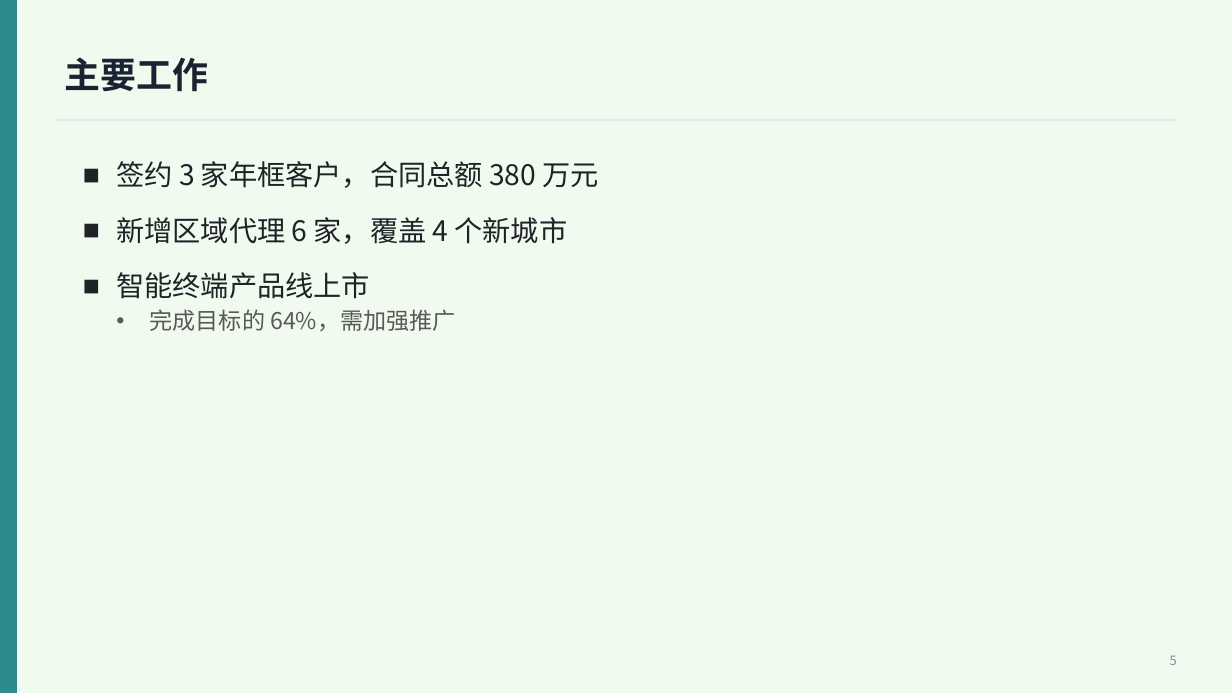
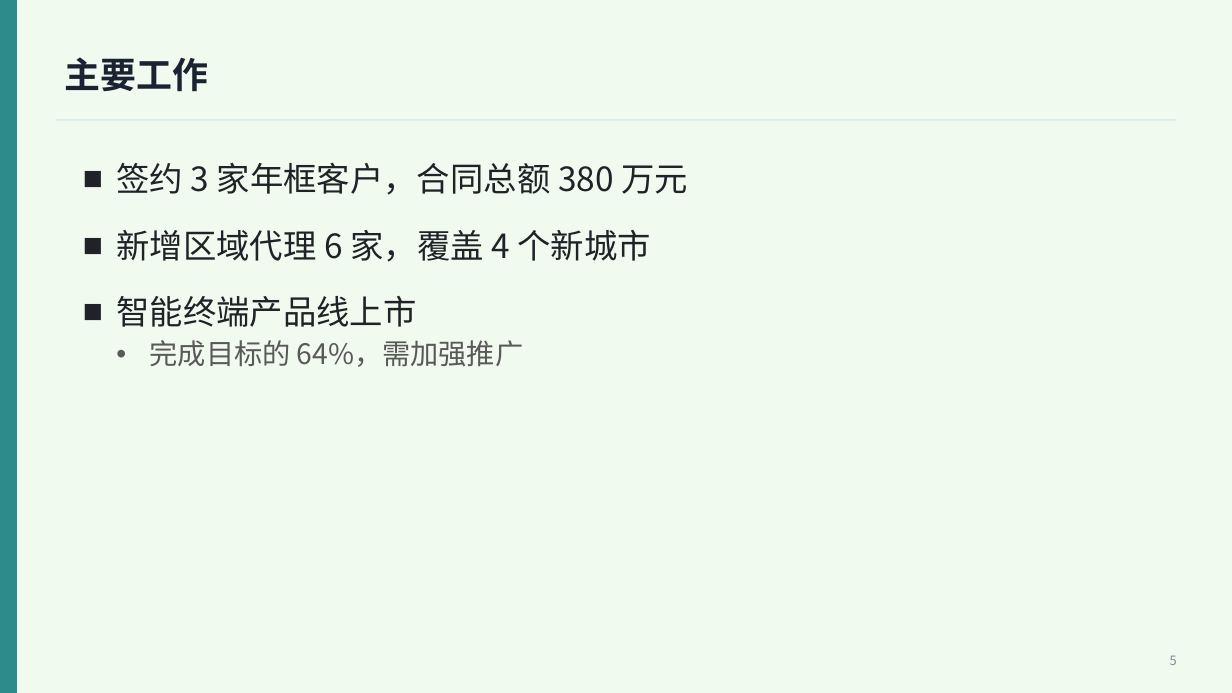
Before and after one commit to xunova1121/-, a slide deck: slide 5 of docs/samples/经营汇报.pptx. Drawn at 1232x693 pixels with LibreOffice and Linux fonts; fonts in the diff are those of the drawing. Boxes give left, top, right and bottom in pixels: in the first picture for what was removed or moved away, otherwise in the second. Text is boxed around its words. In the diff, an @@ line names an element or a change of style, - is before the commit and + after.

```diff
--- a/docs/samples/经营汇报.pptx
+++ b/docs/samples/经营汇报.pptx
@@ text "签约 3 家年框客户，合同总额 380 万元" at <box>116,162,688,367</box>: size 22 to 26 pt in "签约 3 家年框客户，合同总额 380 万元", "新增区域代理 6 家，覆盖 4 个新城市", "智能终端产品线上市"; size 18 to 22 pt in "完成目标的 64%，需加强推广"; more space between paragraphs @@
```
Also in this commit, not shown: 1 other slide changed, 8 other files.
